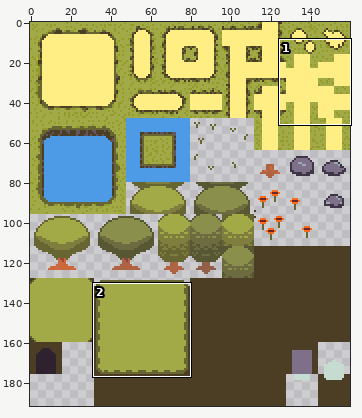
A pixel-art file gets an edit: Assets/Act1/TileMaps/ForestTileSetAct1.aseprite. Above, an overview of the earlier version with the close-up marked.
Close-up. Before:
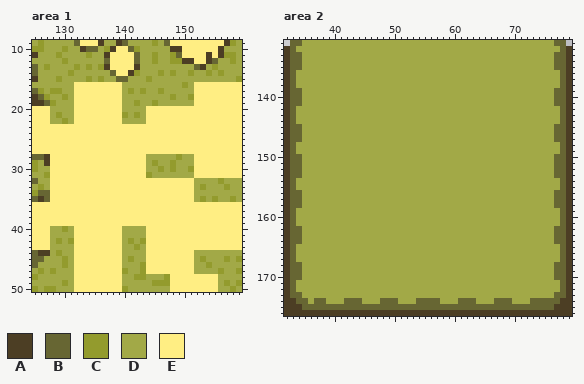
160x192 pixels, 1 frame. Shown: area 1: x 125..159, y 9..50; area 2: x 32..79, y 131..176.
Palette (. is transparent): A #4c3e24  B #676633  C #939b2d  D #a2a947  E #ffee83
Pixels before, area 1, first column x 125:
 9 DCDDDDDBEEEADDABDDDDCDBEEEEEEEEEACD
10 CCDDDCDDABBDCAEEBCDDDDDAAEEEEEEADDD
11 ADDDCDDDDCDDAEEEEBDDCDDCBEEEEAEACCD
12 DDDDDCDDDDDDBEEEEBDDCDDCCAAEEABDDCD
13 BDCDDDDCDCDCAEEEEADDDDDDDDDBADCDDDD
14 BDDDDDCDDDDDDBEEACDDDCDCDDCDDCDCDDD
15 ADDDCDDDDCDCDDBBDDDCDDDDDDDDDDDDDDC
16 DDDDDDDEEEEEEEEDDDDDDDDDDCDEEEEEEEE
17 BCDCCDDEEEEEEEEDCDCDDCDDDDDEEEEEEEE
18 ABCDDCDEEEEEEEEDDDDDDDDCDDCEEEEEEEE
19 AABCDDDEEEEEEEEDDCDDCDDDDDDEEEEEEEE
20 EEEDDDDEEEEEEEEDDDDEEEEEEEEEEEEEEEE
21 EEEDCDDEEEEEEEECDCDEEEEEEEEEEEEEEEE
22 EEEDDCDEEEEEEEEDDDDEEEEEEEEEEEEEEEE
23 EEEEEEEEEEEEEEEEEEEEEEEEEEEEEEEEEEE
24 EEEEEEEEEEEEEEEEEEEEEEEEEEEEEEEEEEE
25 EEEEEEEEEEEEEEEEEEEEEEEEEEEEEEEEEEE
26 EEEEEEEEEEEEEEEEEEEEEEEEEEEEEEEEEEE
27 EEEEEEEEEEEEEEEEEEEEEEEEEEEEEEEEEEE
28 BBAEEEEEEEEEEEEEEEEDDDDDCDDEEEEEEEE
29 CDAEEEEEEEEEEEEEEEEDCDDCDDDEEEEEEEE
30 CDDEEEEEEEEEEEEEEEEDDCDCDDCEEEEEEEE
31 DDCEEEEEEEEEEEEEEEECDDDDDDDEEEEEEEE
32 BDDEEEEEEEEEEEEEEEEEEEEEEEEDDDDCDDD
33 DCDEEEEEEEEEEEEEEEEEEEEEEEEDCDDDCDD
34 CBBEEEEEEEEEEEEEEEEEEEEEEEEDDDDDDDD
35 BABEEEEEEEEEEEEEEEEEEEEEEEEDCDCDDCD
36 EEEEEEEEEEEEEEEEEEEEEEEEEEEEEEEEEEE
37 EEEEEEEEEEEEEEEEEEEEEEEEEEEEEEEEEEE
38 EEEEEEEEEEEEEEEEEEEEEEEEEEEEEEEEEEE
39 EEEEEEEEEEEEEEEEEEEEEEEEEEEEEEEEEEE
40 EEEDDCDEEEEEEEEDDDDEEEEEEEEEEEEEEEE
41 EEEDDDDEEEEEEEEDDDDEEEEEEEEEEEEEEEE
42 EEEDCDCEEEEEEEEDCDCEEEEEEEEEEEEEEEE
43 EEEDDDDEEEEEEEEDDCDEEEEEEEEEEEEEEEE
44 BAADCDDEEEEEEEEDDDDEEEEEEEEDDDDDDDD
45 BBDDDCDEEEEEEEEDCDDEEEEEEEEDCDDDCDC
46 BDDDDCDEEEEEEEEDDDCEEEEEEEEDDCDDDDD
47 DCDCDDDEEEEEEEECDDCEEEEEEEEDDDDCDDC
48 CDDDDDDEEEEEEEEDDCCDDDCEEEEEEEEDDDD
49 DDDDDCDEEEEEEEEDDDDDCCCEEEEEEEEDCDC
50 CDCCDDDEEEEEEEECDDDDDDDEEEEEEEEDDCD
Pixels before, area 2, first column x 32:
131 .BBDDDDDDDDDDDDDDDDDDDDDDDDDDDDDDDDDDDDDDDDDDBB.
132 ABDDDDDDDDDDDDDDDDDDDDDDDDDDDDDDDDDDDDDDDDDDDDBA
133 ABBDDDDDDDDDDDDDDDDDDDDDDDDDDDDDDDDDDDDDDDDDDBBA
134 ABBDDDDDDDDDDDDDDDDDDDDDDDDDDDDDDDDDDDDDDDDDDBBA
135 ABBDDDDDDDDDDDDDDDDDDDDDDDDDDDDDDDDDDDDDDDDDDBBA
136 ABDDDDDDDDDDDDDDDDDDDDDDDDDDDDDDDDDDDDDDDDDDDDBA
137 ABDDDDDDDDDDDDDDDDDDDDDDDDDDDDDDDDDDDDDDDDDDDDBA
138 ABDDDDDDDDDDDDDDDDDDDDDDDDDDDDDDDDDDDDDDDDDDDDBA
139 ABBDDDDDDDDDDDDDDDDDDDDDDDDDDDDDDDDDDDDDDDDDDBBA
140 ABBDDDDDDDDDDDDDDDDDDDDDDDDDDDDDDDDDDDDDDDDDDBBA
141 ABBDDDDDDDDDDDDDDDDDDDDDDDDDDDDDDDDDDDDDDDDDDBBA
142 ABDDDDDDDDDDDDDDDDDDDDDDDDDDDDDDDDDDDDDDDDDDDDBA
143 ABDDDDDDDDDDDDDDDDDDDDDDDDDDDDDDDDDDDDDDDDDDDDBA
144 ABDDDDDDDDDDDDDDDDDDDDDDDDDDDDDDDDDDDDDDDDDDDDBA
145 ABBDDDDDDDDDDDDDDDDDDDDDDDDDDDDDDDDDDDDDDDDDDBBA
146 ABBDDDDDDDDDDDDDDDDDDDDDDDDDDDDDDDDDDDDDDDDDDBBA
147 ABBDDDDDDDDDDDDDDDDDDDDDDDDDDDDDDDDDDDDDDDDDDBBA
148 ABDDDDDDDDDDDDDDDDDDDDDDDDDDDDDDDDDDDDDDDDDDDDBA
149 ABDDDDDDDDDDDDDDDDDDDDDDDDDDDDDDDDDDDDDDDDDDDDBA
150 ABBDDDDDDDDDDDDDDDDDDDDDDDDDDDDDDDDDDDDDDDDDDBBA
151 ABBDDDDDDDDDDDDDDDDDDDDDDDDDDDDDDDDDDDDDDDDDDBBA
152 ABBDDDDDDDDDDDDDDDDDDDDDDDDDDDDDDDDDDDDDDDDDDBBA
153 ABBDDDDDDDDDDDDDDDDDDDDDDDDDDDDDDDDDDDDDDDDDDBBA
154 ABDDDDDDDDDDDDDDDDDDDDDDDDDDDDDDDDDDDDDDDDDDDDBA
155 ABDDDDDDDDDDDDDDDDDDDDDDDDDDDDDDDDDDDDDDDDDDDDBA
156 ABBDDDDDDDDDDDDDDDDDDDDDDDDDDDDDDDDDDDDDDDDDDBBA
157 ABBDDDDDDDDDDDDDDDDDDDDDDDDDDDDDDDDDDDDDDDDDDBBA
158 ABBDDDDDDDDDDDDDDDDDDDDDDDDDDDDDDDDDDDDDDDDDDBBA
159 ABDDDDDDDDDDDDDDDDDDDDDDDDDDDDDDDDDDDDDDDDDDDDBA
160 ABDDDDDDDDDDDDDDDDDDDDDDDDDDDDDDDDDDDDDDDDDDDDBA
161 ABDDDDDDDDDDDDDDDDDDDDDDDDDDDDDDDDDDDDDDDDDDDDBA
162 ABBDDDDDDDDDDDDDDDDDDDDDDDDDDDDDDDDDDDDDDDDDDBBA
163 ABBDDDDDDDDDDDDDDDDDDDDDDDDDDDDDDDDDDDDDDDDDDBBA
164 ABBDDDDDDDDDDDDDDDDDDDDDDDDDDDDDDDDDDDDDDDDDDBBA
165 ABDDDDDDDDDDDDDDDDDDDDDDDDDDDDDDDDDDDDDDDDDDDDBA
166 ABDDDDDDDDDDDDDDDDDDDDDDDDDDDDDDDDDDDDDDDDDDDDBA
167 ABDDDDDDDDDDDDDDDDDDDDDDDDDDDDDDDDDDDDDDDDDDDDBA
168 ABBDDDDDDDDDDDDDDDDDDDDDDDDDDDDDDDDDDDDDDDDDDBBA
169 ABBDDDDDDDDDDDDDDDDDDDDDDDDDDDDDDDDDDDDDDDDDDBBA
170 ABBDDDDDDDDDDDDDDDDDDDDDDDDDDDDDDDDDDDDDDDDDDBBA
171 ABDDDDDDDDDDDDDDDDDDDDDDDDDDDDDDDDDDDDDDDDDDDDBA
172 ABDDDDDDDDDDDDDDDDDDDDDDDDDDDDDDDDDDDDDDDDDDDDBA
173 ABBDDDDDDDDDDDDDDDDDDDDDDDDDDDDDDDDDDDDDDDDDDBBA
174 AABBDBBDDDBBBDDDBBBDDDBBBBDDDBBBDDDBBBDDDBBBBBAA
175 AAABBBBBBBBBBBBBBBBBBBBBBBBBBBBBBBBBBBBBBBBBBAAA
176 AAAAAAAAAAAAAAAAAAAAAAAAAAAAAAAAAAAAAAAAAAAAAAAA
And afterwards:
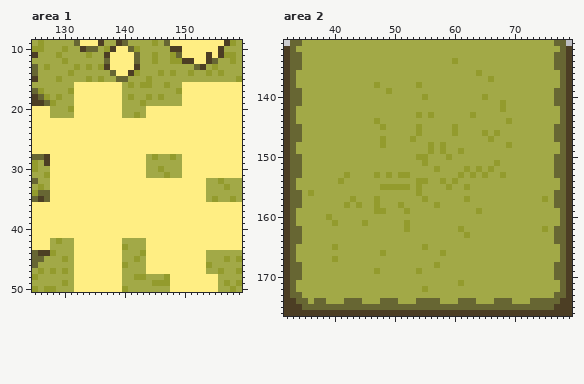
Change:
Area 1, layer "Layer 1":
The edit turns colour D into colour C in row 16 at x 141, 143 to 144 and 147; in row 17 at x 131 and 149; in row 18 at x 129, 141, 144 and 146; in row 19 at x 143; in row 20 at x 131; in row 28 at x 145 and 148.
The edit turns colour D into colour C in row 31 at x 147; in row 43 at x 140; in row 44 at x 128 and 143; in row 45 at x 142; in row 46 at x 140; in row 47 at x 130.
The edit turns colour C into colour D in row 17 at x 128 to 129, 141, 143 and 146; in row 18 at x 130 and 148; in row 19 at x 142 and 145; in row 21 at x 129 and 140; in row 28 at x 149; in row 29 at x 145 and 148.
The edit turns colour C into colour D in row 30 at x 148; in row 31 at x 144; in row 42 at x 131, 141 and 143; in row 43 at x 142; in row 44 at x 129; in row 45 at x 141.
The edit turns colour C into colour D in row 46 at x 130 and 143; in row 47 at x 140 and 143.
The edit turns colour C into colour E in row 16 at x 150; in row 18 at x 151; in row 22 at x 130; in row 30 at x 151; in row 33 at x 153; in row 35 at x 153.
The edit turns colour C into colour E in row 40 at x 130; in row 45 at x 153.
The edit turns colour D into colour E in row 16 at x 151; in row 17 at x 150 to 151; in row 18 at x 150; in row 19 at x 150 to 151; in row 22 at x 128 to 129, 131 and 140 to 143; in rows 28 to 29 at x 150 to 151.
The edit turns colour D into colour E in row 30 at x 150; in row 31 at x 150 to 151; in row 32 at x 152 to 153; in row 33 at x 152; in row 34 at x 152 to 153; in row 35 at x 152.
The edit turns colour D into colour E in row 40 at x 128 to 129, 131 and 140 to 143; in row 41 at x 128 to 131 and 140 to 143; in row 44 at x 152 to 153; in row 45 at x 152; in rows 46 to 47 at x 152 to 153.
Area 2, layer "Layer 1":
The edit turns colour D into colour C in row 134 at x 60; in row 136 at x 64; in row 137 at x 66; in row 138 at x 47 and 54; in row 139 at x 49; in row 140 at x 55 and 65.
The edit turns colour D into colour C in rows 141 to 142 at x 68; in row 143 at x 54, 56 and 63; in row 144 at x 47 and 69; in row 145 at x 48, 54 and 60; in row 146 at x 54, 60, 65 and 67; in row 147 at x 48, 53 and 66.
The edit turns colour D into colour C in row 148 at x 48, 56, 58 and 69; in row 149 at x 56, 58 and 61; in row 150 at x 54 to 55 and 59; in row 151 at x 55 and 67; in row 152 at x 57, 62, 64 and 66; in row 153 at x 42, 47, 49, 51 to 52, 61, 63, 65 and 68.
The edit turns colour D into colour C in row 154 at x 41, 54 to 55, 58 and 60; in row 155 at x 48 to 52, 54, 59 and 62; in row 156 at x 36 and 54; in row 157 at x 43, 47, 55, 62 and 75; in row 158 at x 42, 44, 47, 51 and 57; in row 159 at x 47 to 48, 52 and 64.
The edit turns colour D into colour C in row 160 at x 39; in row 161 at x 40, 45 and 52; in row 162 at x 52, 61 and 75; in row 163 at x 62; in row 165 at x 40 and 55; in row 166 at x 48 and 58.
The edit turns colour D into colour C in row 167 at x 40; in row 168 at x 57; in row 169 at x 47 and 54; in row 171 at x 61; in row 172 at x 55.
